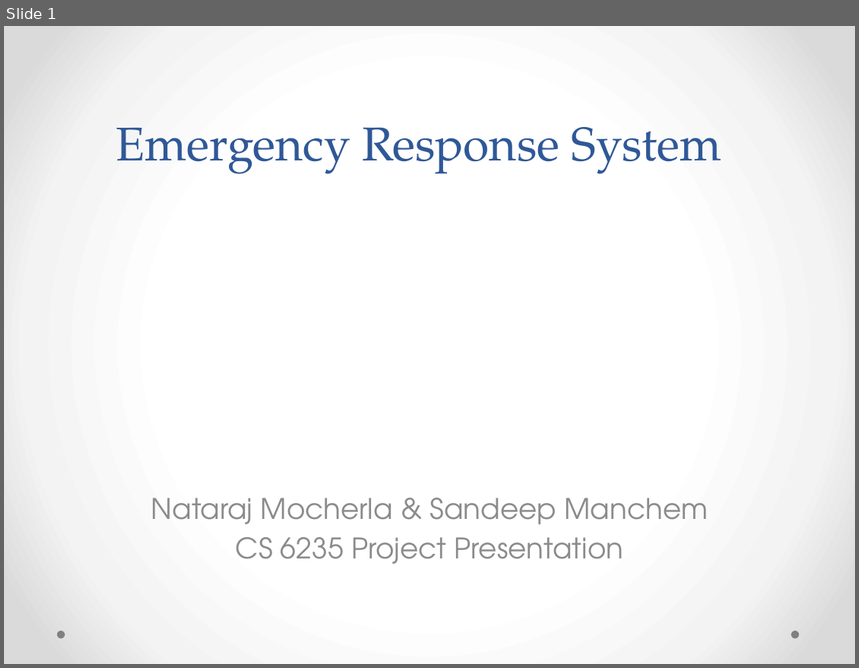
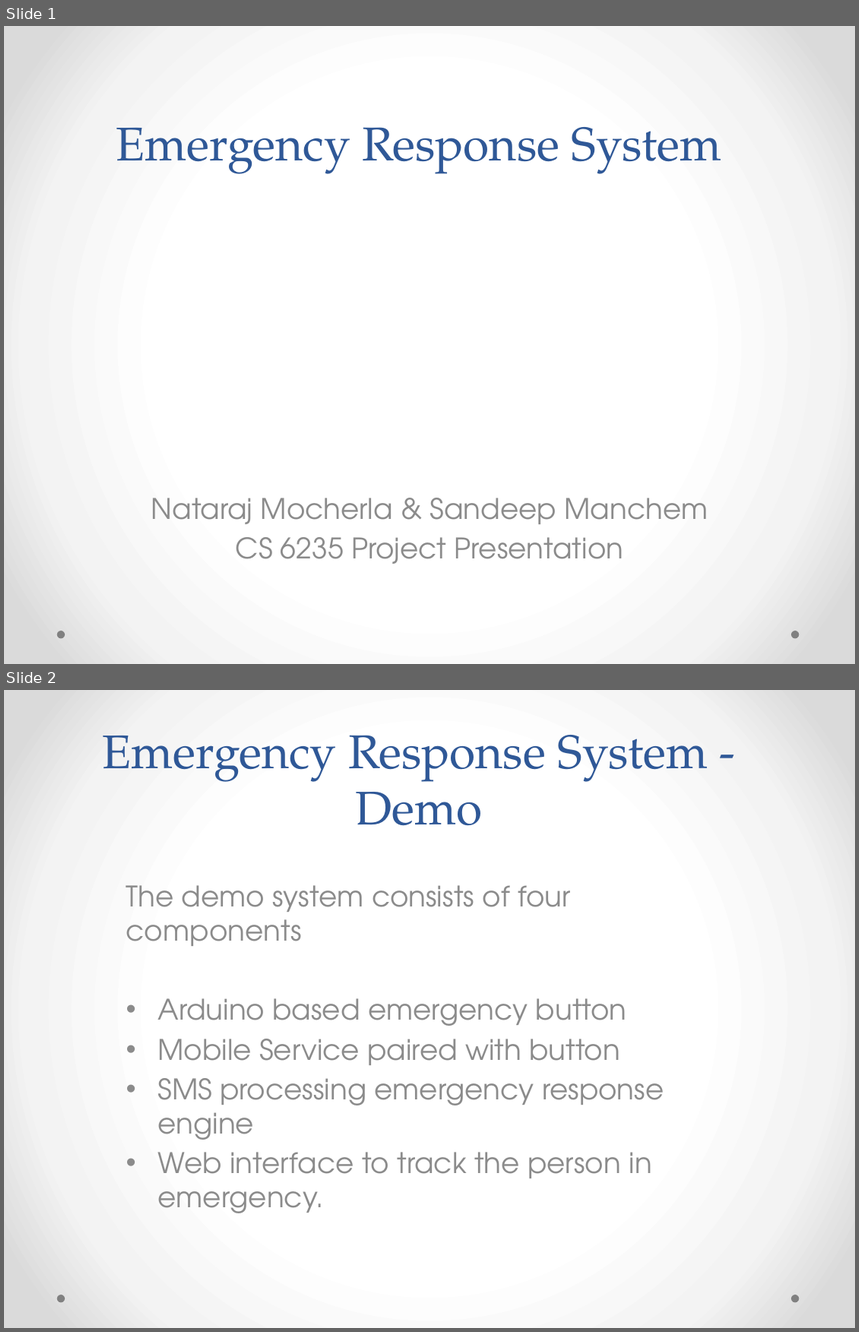
Before and after one commit to natrajkaushik/EmergencyResponseSystem, a slide deck: presentation/Emergency Response System.pptx. Shown one above the other, each under a label of ours: slide 1 before the commit, slides 1 and 2 after it. The pictures are 859x668 and 859x1332 pixels, drawn with LibreOffice and Linux fonts; fonts in the diff are those of the drawing. Boxes give left, top, right and bottom in pixels: in the first picture for what was removed or moved away, otherwise in the second. Text is boxed around its words. In the diff, an @@ line names an element or a change of style, - is before the commit and + after.

Commit message:
Added demo slides to ppt.

```diff
--- a/presentation/Emergency Response System.pptx
+++ b/presentation/Emergency Response System.pptx
@@ slide 2 added at (4, 690, 855, 1328), background gradient #FFFFFF to #F4F4F4 to #DADADA; not listed: 2 template elements that a slide beside it also shows @@
@@ title added at (103, 735, 709, 826), 40 pt, text #2F5897 @@
+Emergency Response System - Demo
@@ subtitle added at (126, 885, 664, 1214), 24 pt, text #8C8C8C @@
+The demo system consists of four components
+• Arduino based emergency button
+• Mobile Service paired with button
+• SMS processing emergency response engine
+• Web interface to track the person in emergency.
```
Also in this commit, not shown: 4 other slides added.
